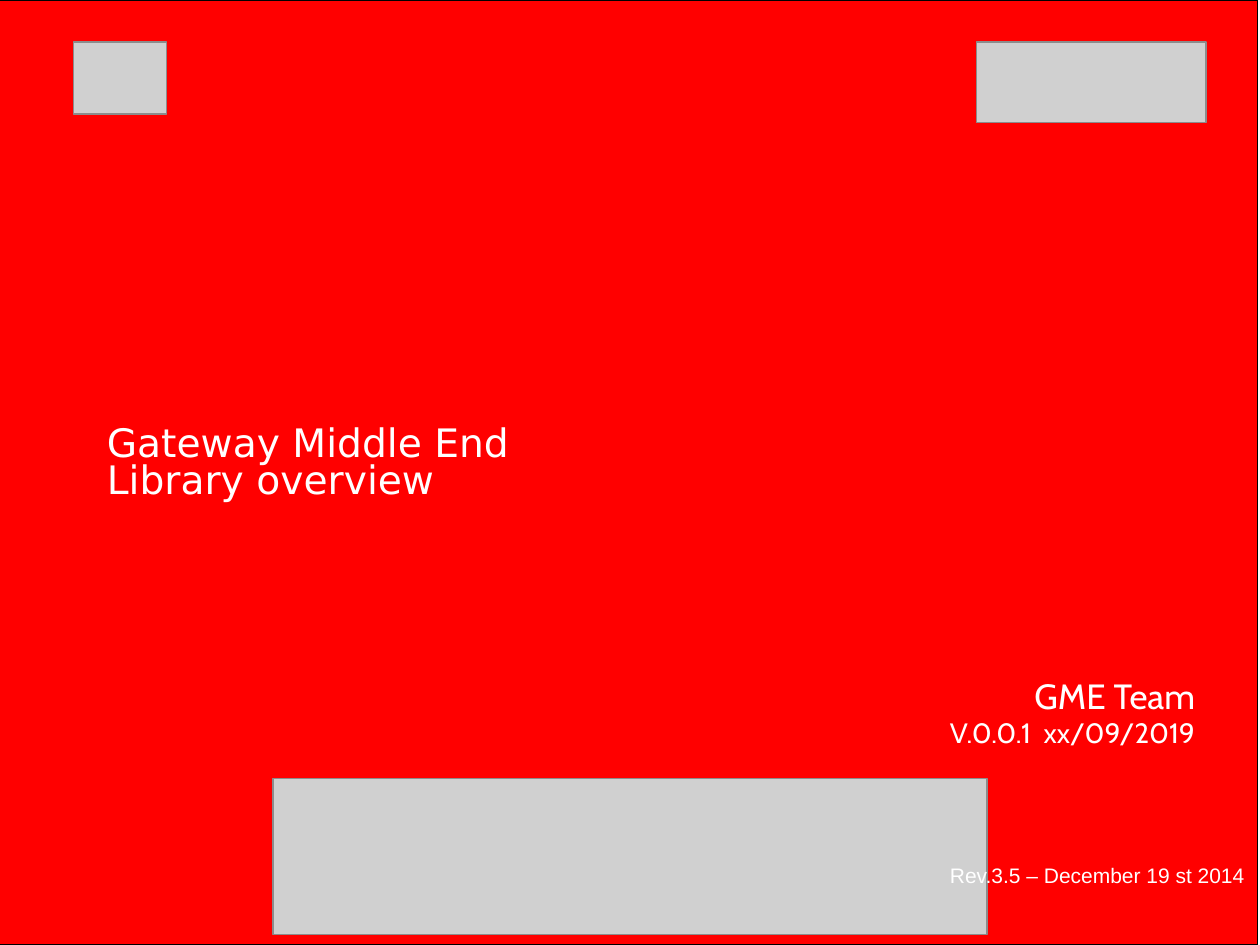
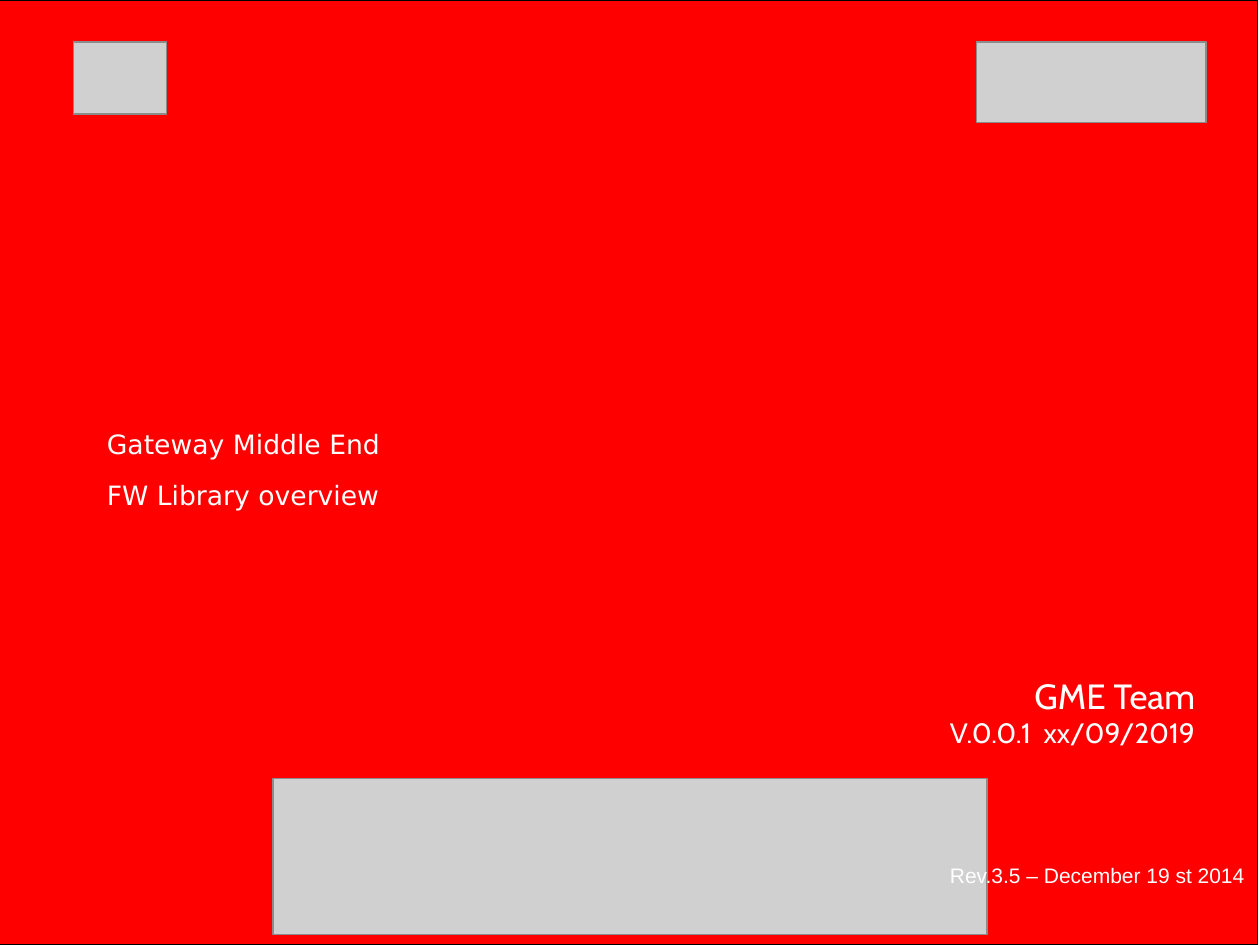
Before and after one commit to accarel/c780_carel_cloud_engine_binary, a slide deck: slide 1 of Documents/specs/GME_CAREL_Library_OverView.ppt. Drawn at 1260x945 pixels with LibreOffice and Linux fonts; fonts in the diff are those of the drawing; grey boxes stand for pictures; background and template pictures are left out. Boxes give left, top, right and bottom in pixels: in the first picture for what was removed or moved away, otherwise in the second. Text is boxed around its words. In the diff, an @@ line names an element or a change of style, - is before the commit and + after.

```diff
--- a/Documents/specs/GME_CAREL_Library_OverView.ppt
+++ b/Documents/specs/GME_CAREL_Library_OverView.ppt
@@ text at [107,433,380,511]: text changed; size 22.4 to 15.2 pt @@
-Gateway Middle End
-Library overview
+Gateway Middle End
+FW Library overview
```
Also in this commit, not shown: 3 other slides changed, 1 slide added, 2 other files.
